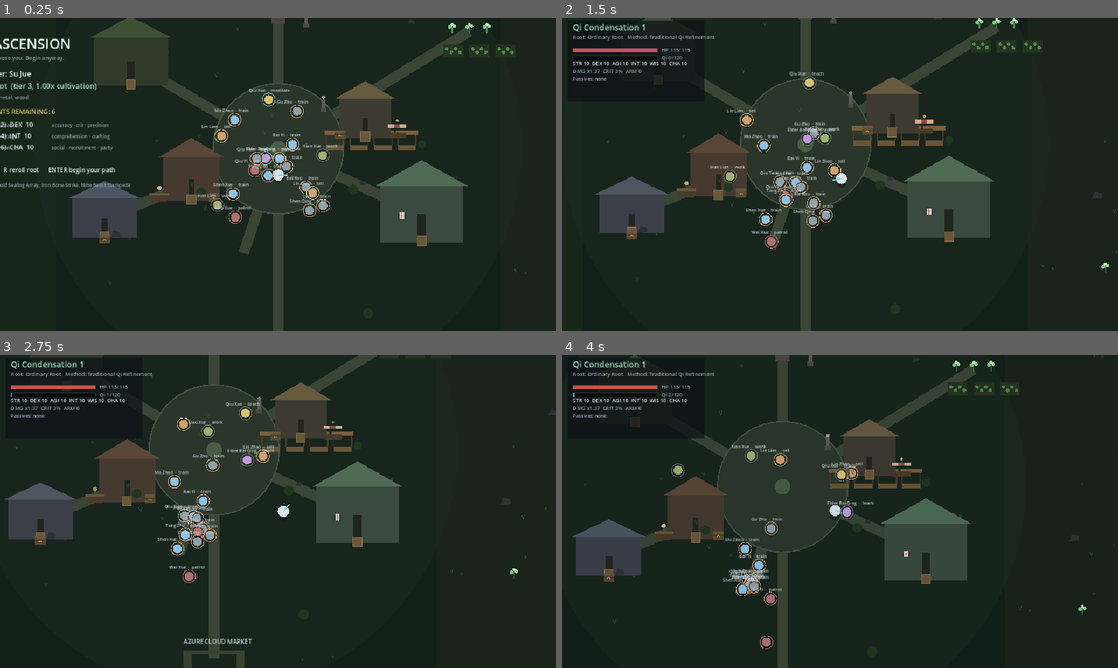
Above: before the commit, frames 1-4 (two rows, left to right).
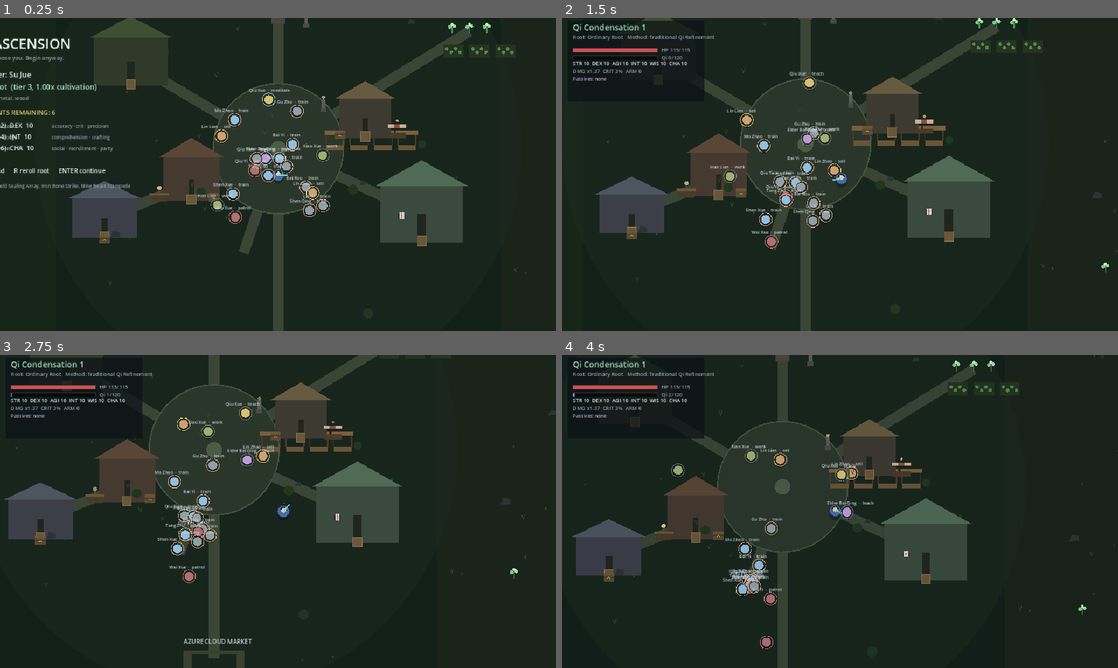
Above: after the commit, the same moments.

Repository: jiinzaa-creates/eternal-ascension
Game: Godot game, scene res://scenes/main.tscn
Two runs of this game, one before a commit and one after it. Both use one fixed random seed, a clock stepped at 60 frames per second and the inputs below.
Inputs (mouse positions are in pixels of both pictures, inside the frame that each line leads up to):
- Up to frame 1 (0.25 s): no input
- Up to frame 2 (1.5 s): tap Enter (accept) at 0.5 s; move the mouse to (962, 158) at 0.52 s; hold D (move_right) 0.53-1.28 s; hold Enter (accept) 0.53-1.28 s; tap Tab (shop_mode) at 0.77 s; click (962, 158) at 0.8 s; move the mouse to (728, 190) at 1.27 s; hold S (move_down) from 1.28 s (still down); click (728, 190) at 1.35 s
- Up to frame 3 (2.75 s): tap Tab (shop_mode) at 1.52 s; tap R (reroll) at 1.55 s; move the mouse to (333, 442) at 2.02 s; release S (move_down) at 2.03 s; hold D (move_right) from 2.03 s (still down); hold R (reroll) from 2.03 s (still down); tap Shift (sprint) at 2.3 s
- Up to frame 4 (4 s): move the mouse to (812, 574) at 2.77 s; release D (move_right) at 2.78 s; release R (reroll) at 2.78 s; hold W (move_up) 2.78-3.53 s; tap Shift (sprint) at 2.85 s; click (812, 574) at 2.92 s; tap Tab (shop_mode) at 3.02, 3.77 s; tap Backspace (undo_point) at 3.05 s; move the mouse to (1006, 558) at 3.52 s; hold A (move_left) from 3.53 s (still down); hold Backspace (undo_point) from 3.53 s (still down); tap X (creation_hair, bound only after the commit) at 3.8 s

The runs differ from the first frame. In frame 1, 1.2% of the frame differs, in the area x 0-51%, y 16-55%; in frame 2, less than 0.1%; in frame 3, less than 0.1%; in frame 4, less than 0.1%.

Commit message:
M16: origins, appearance and starting circumstances
Milestone 16. Creation rolled a name, a root and six attributes, and then handed
you a blank grey cultivator with no past and no look of your own.

- Creation is now two screens: formation points, then identity. ENTER advances,
  BACKSPACE goes back, and only the identity screen starts the run.
- Four origins (data/origins.json) supply starting circumstances as content, not
  code: a purse, a starting cultivation method and at most one passive. Sect
  Orphan, Merchant's Child, Hunter's Child and Fallen Clan Heir, each with a
  blurb and a condition line shown on the opening toast.
- _apply_origin runs once from _begin_run. Loading a save never re-applies it,
  because the purse, method and passive are already in the save.
- Appearance is palette indices (Appearance): six robes, six hairs, five skin
  tones and a presentation line. The player draws robe, skin and hair from it;
  hurt and i-frame tints still override, so state reads over cosmetics.
- Index palettes are append-only and every index is clamped on load, so a
  hand-edited save cannot crash a draw call.
- Game.origin_id and Player.appearance are saved; older saves load with defaults.

Verified: import exit 0; unit PASS 541 / FAIL 0; integration PASS 222 / FAIL 0;
boot smoke 240 frames exit 0.

🤖 Generated with Codebuff
Co-Authored-By: Codebuff <noreply@codebuff.com>

Diff:
--- a/game/core/db.gd
+++ b/game/core/db.gd
@@ -19,6 +19,7 @@
 var quests: Array = []
 var npc_data: Dictionary = {}
 var biomes: Array = []
+var origins: Array = []
 
 var _by_id: Dictionary = {}
 
@@ -44,6 +45,7 @@
 	quests = _read("quests.json").get("quests", [])
 	npc_data = _read("npcs.json")
 	biomes = _read("biomes.json").get("biomes", [])
+	origins = _read("origins.json").get("origins", [])
 
 	_index("realm", realms)
 	_index("root", roots)
@@ -55,6 +57,7 @@
 	_index("passive", passives)
 	_index("quest", quests)
 	_index("biome", biomes)
+	_index("origin", origins)
 
 
 func _read(file: String) -> Dictionary:
@@ -123,6 +126,10 @@
 
 func biome(id: String) -> Dictionary:
 	return by_id("biome", id)
+
+
+func origin(id: String) -> Dictionary:
+	return by_id("origin", id)
 
 
 ## Snapshot of every biome by id. Passed to worker threads, so it is detached
@@ -251,6 +258,28 @@
 			if String(enemy.get("name", "")) == "":
 				problems.append("biome %s has an unnamed enemy" % id)
 
+	if origins.size() < 3:
+		problems.append("expected at least 3 character origins, found %d" % origins.size())
+	var origin_ids: Dictionary = {}
+	for o in origins:
+		var id := String(o.get("id", ""))
+		if id == "":
+			problems.append("origin without id")
+			continue
+		if origin_ids.has(id):
+			problems.append("duplicate origin id " + id)
+		origin_ids[id] = true
+		if String(o.get("name", "")) == "":
+			problems.append("origin %s has no name" % id)
+		if int(o.get("stones", 0)) < 0 or int(o.get("stones", 0)) > Origin.MAX_STONES:
+			problems.append("origin %s gives %d stones (max %d)" % [id, int(o.get("stones", 0)), Origin.MAX_STONES])
+		var method := String(o.get("method_id", ""))
+		if method != "" and not has("method", method):
+			problems.append("origin %s references unknown method %s" % [id, method])
+		var passive := String(o.get("passive", ""))
+		if passive != "" and not has("passive", passive):
+			problems.append("origin %s references unknown passive %s" % [id, passive])
+
 	# Duplicate IDs across the whole registry would corrupt save references.
 	var seen: Dictionary = {}
 	for kind in ["realm", "root", "method", "technique", "base", "prefix", "suffix", "passive", "quest"]:
@@ -278,4 +307,5 @@
 		"quests": quests.size(),
 		"archetypes": archetypes().size(),
 		"biomes": biomes.size(),
+		"origins": origins.size(),
 	}
--- a/game/core/game.gd
+++ b/game/core/game.gd
@@ -9,6 +9,9 @@
 var karma: int = 0
 var spirit_stones: int = 0
 var discovered: Dictionary = {}
+## Origin chosen at creation. Applied once, at the start of a run; loading a save
+## never re-applies it, because the effects are already in the save.
+var origin_id: String = ""
 var play_time: float = 0.0
 var running: bool = false
 
@@ -25,6 +28,7 @@
 	karma = 0
 	spirit_stones = 0
 	discovered.clear()
+	origin_id = "origin.sect_orphan"
 	play_time = 0.0
 	running = true
 
@@ -51,6 +55,7 @@
 		"karma": karma,
 		"spirit_stones": spirit_stones,
 		"discovered": discovered.duplicate(),
+		"origin": origin_id,
 		"play_time": play_time,
 	}
 
@@ -62,4 +67,5 @@
 	karma = int(data.get("karma", 0))
 	spirit_stones = int(data.get("spirit_stones", 0))
 	discovered = data.get("discovered", {}).duplicate()
+	origin_id = String(data.get("origin", ""))
 	play_time = float(data.get("play_time", 0.0))
--- a/game/core/settings.gd
+++ b/game/core/settings.gd
@@ -37,6 +37,11 @@
 	"accept": [KEY_ENTER],
 	"reroll": [KEY_R],
 	"undo_point": [KEY_BACKSPACE],
+	"creation_origin": [KEY_TAB],
+	"creation_robe": [KEY_Z],
+	"creation_hair": [KEY_X],
+	"creation_skin": [KEY_C],
+	"creation_presentation": [KEY_N],
 }
 
 const MOUSE_BINDINGS := {
@@ -67,6 +72,7 @@
 	"shop_mode": [JOY_BUTTON_LEFT_SHOULDER],
 	"open_travel": [JOY_BUTTON_DPAD_DOWN],
 	"travel_waypoint": [JOY_BUTTON_DPAD_LEFT],
+	"creation_origin": [JOY_BUTTON_RIGHT_SHOULDER],
 }
 
 ## Content toggles. Captivity is a moral/legal simulation, not an inventory system,
--- /dev/null
+++ b/game/data/origins.json
@@ -0,0 +1,40 @@
+{
+  "origins": [
+    {
+      "id": "origin.sect_orphan",
+      "name": "Sect Orphan",
+      "blurb": "Raised on the sect's rice and its rules. You own nothing but a place in the dormitory.",
+      "stones": 40,
+      "method_id": "method.traditional",
+      "passive": "",
+      "condition": "Fed, housed and owed: the sect expects repayment."
+    },
+    {
+      "id": "origin.merchant_child",
+      "name": "Merchant's Child",
+      "blurb": "Ledgers, weights and the smell of salt. You arrive with coin and very little patience.",
+      "stones": 180,
+      "method_id": "method.traditional",
+      "passive": "passive.spiritual_perception",
+      "condition": "Rich enough to buy your first year, not your second."
+    },
+    {
+      "id": "origin.hunters_child",
+      "name": "Hunter's Child",
+      "blurb": "You grew up reading tracks instead of manuals, and the wilds never frightened you.",
+      "stones": 60,
+      "method_id": "method.body",
+      "passive": "passive.beast_taming_instinct",
+      "condition": "Your body is tempered; your meridians are not."
+    },
+    {
+      "id": "origin.fallen_clan",
+      "name": "Fallen Clan Heir",
+      "blurb": "Your family name used to open doors. Now it closes them.",
+      "stones": 0,
+      "method_id": "method.sword",
+      "passive": "passive.sword_heart",
+      "condition": "Proud, trained, and without a single spirit stone."
+    }
+  ]
+}
--- a/game/entities/player.gd
+++ b/game/entities/player.gd
@@ -22,6 +22,8 @@
 const AIM_DEADZONE := 0.25
 
 var display_name := "Wanderer"
+## Code-drawn looks: robe, hair and skin palettes plus a presentation line.
+var appearance := Appearance.new()
 var attrs: Attributes
 var stats: StatBlock
 var cultivation: Cultivation
@@ -421,7 +423,7 @@
 			var alpha := 0.3 - float(i) * 0.08
 			draw_arc(Vector2.ZERO, RADIUS + 10.0 + float(i) * 9.0, 0.0, TAU, 32, Color("#9fe0c0", alpha), 1.5)
 
-	var body := Color("#dbe4ea")
+	var body := appearance.robe_color()
 	if _hurt_flash > 0.0:
 		body = Color("#ff8080")
 	elif _iframes > 0.0:
@@ -443,6 +445,9 @@
 	draw_line(Vector2(4, -3), Vector2(4.0 + swing * 3.0 + attack * 5.0, -9.0 - attack * 6.0), limb, 2.5)
 	draw_circle(Vector2.ZERO, RADIUS, body)
 	draw_arc(Vector2.ZERO, RADIUS, 0.0, TAU, 28, Color("#232b31"), 2.0)
+	# Head and hair sit inside the silhouette, so appearance reads from above.
+	draw_circle(Vector2(0, -3), 6.0, appearance.skin_color())
+	draw_arc(Vector2(0, -3), 6.5, PI, TAU, 16, appearance.hair_color(), 3.0)
 	draw_line(Vector2.ZERO, _facing * (RADIUS + 7.0 + attack * 6.0), Color("#7fd3e0"), 3.0)
 	draw_set_transform(Vector2.ZERO, 0.0, Vector2.ONE)
 
@@ -458,6 +463,7 @@
 		equipped[slot] = equipment[slot]
 	return {
 		"display_name": display_name,
+		"appearance": appearance.to_dict(),
 		"position": [global_position.x, global_position.y],
 		"hp": hp,
 		"hp_max": hp_max,
@@ -473,6 +479,7 @@
 
 func from_dict(data: Dictionary) -> void:
 	display_name = String(data.get("display_name", display_name))
+	appearance.from_dict(data.get("appearance", {}))
 	var pos: Array = data.get("position", [global_position.x, global_position.y])
 	global_position = Vector2(float(pos[0]), float(pos[1]))
 	attrs.from_dict(data.get("attrs", {}))
--- a/game/scenes/main.gd
+++ b/game/scenes/main.gd
@@ -11,6 +11,8 @@
 const RESPAWN_INTERVAL := 8.0
 
 var phase := "creation"  # creation | play | realm
+## Character creation is two screens: formation points, then identity.
+var creation_stage := 0
 var player: Player
 var hud: Hud
 var chunks: ChunkManager
@@ -351,11 +353,40 @@
 
 
 func _begin_run() -> void:
+	_apply_origin()
 	phase = "play"
 	player.rebuild_stats()
 	player.hp = player.hp_max
 	player.spawn_point = settlement.position_for("plaza")
 	Bus.toast.emit("Azure Cloud Market. Elder Bai waits by the sect hall.")
+
+
+func creation_origins() -> Array:
+	return DB.origins
+
+
+func selected_origin() -> Dictionary:
+	var origin: Dictionary = DB.origin(Game.origin_id)
+	if origin.is_empty() and not DB.origins.is_empty():
+		return DB.origins[0]
+	return origin
+
+
+## Starting circumstances: a purse, a starting method and at most one passive.
+## Applied once when the run begins; a loaded save already contains the result.
+func _apply_origin() -> void:
+	var origin: Dictionary = DB.origin(Game.origin_id)
+	if origin.is_empty():
+		return
+	var fx := Origin.effects(origin)
+	Game.spirit_stones += int(fx["stones"])
+	var method_id := String(fx["method_id"])
+	if method_id != "" and DB.has("method", method_id):
+		player.cultivation.method_id = method_id
+	var passive := String(fx["passive"])
+	if passive != "":
+		player.add_passive(passive)
+	Bus.toast.emit("Origin — %s. %s" % [String(fx["name"]), String(fx["condition"])])
 
 
 # --------------------------------------------------------------- loop ----
@@ -685,18 +716,43 @@
 func _unhandled_input(event: InputEvent) -> void:
 	if phase == "creation":
 		if event.is_action_pressed("accept"):
-			_begin_run()
-		elif event.is_action_pressed("reroll"):
+			if creation_stage == 0:
+				creation_stage = 1
+			else:
+				_begin_run()
+			return
+		if event.is_action_pressed("undo_point"):
+			if creation_stage == 1:
+				creation_stage = 0
+			else:
+				refund_attribute()
+			return
+		if event.is_action_pressed("reroll"):
 			player.cultivation.root_tier = _roll_root()
 			player.rebuild_stats()
 			Bus.cultivation_changed.emit()
 			Bus.toast.emit("Your root shifts.")
-		elif event.is_action_pressed("undo_point"):
-			refund_attribute()
-		else:
+			return
+		if event.is_action_pressed("creation_origin"):
+			Game.origin_id = Origin.next(DB.origins, Game.origin_id, 1)
+			return
+		if event.is_action_pressed("creation_robe"):
+			player.appearance.cycle("robe")
+			return
+		if event.is_action_pressed("creation_hair"):
+			player.appearance.cycle("hair")
+			return
+		if event.is_action_pressed("creation_skin"):
+			player.appearance.cycle("skin")
+			return
+		if event.is_action_pressed("creation_presentation"):
+			player.appearance.cycle("presentation")
+			return
+		if creation_stage == 0:
 			for i in Attributes.KEYS.size():
 				if event.is_action_pressed("skill_%d" % (i + 1)):
 					allocate_attribute(Attributes.KEYS[i])
+					return
 		return
 
 	if travel_open:
--- /dev/null
+++ b/game/systems/appearance.gd
@@ -0,0 +1,68 @@
+class_name Appearance
+extends RefCounted
+## How a cultivator looks, as palette indices.
+##
+## The art is code-drawn, so appearance is a handful of palette choices rather than
+## textures: robe, hair and skin colours plus a presentation/pronoun line. Indices
+## are what get saved, so reordering a palette would change an existing character —
+## append to them instead.
+
+const ROBES := ["#3f6fa8", "#7d4a9c", "#3d8a68", "#a8563f", "#4c5560", "#b08b3d"]
+const HAIRS := ["#1d1f22", "#3a2a1e", "#6b4a2c", "#c9b48a", "#8b1f1f", "#dcdcdc"]
+const SKINS := ["#e6c9a8", "#d6ab84", "#b9865e", "#8d5a3b", "#6a452e"]
+const PRESENTATIONS := ["she/her", "he/him", "they/them"]
+
+var robe := 0
+var hair := 0
+var skin := 0
+var presentation := 0
+
+
+func cycle(field: String, direction: int = 1) -> void:
+	match field:
+		"robe":
+			robe = wrapi(robe + direction, 0, ROBES.size())
+		"hair":
+			hair = wrapi(hair + direction, 0, HAIRS.size())
+		"skin":
+			skin = wrapi(skin + direction, 0, SKINS.size())
+		"presentation":
+			presentation = wrapi(presentation + direction, 0, PRESENTATIONS.size())
+
+
+func robe_color() -> Color:
+	return Color(ROBES[clampi(robe, 0, ROBES.size() - 1)])
+
+
+func hair_color() -> Color:
+	return Color(HAIRS[clampi(hair, 0, HAIRS.size() - 1)])
+
+
+func skin_color() -> Color:
+	return Color(SKINS[clampi(skin, 0, SKINS.size() - 1)])
+
+
+func pronouns() -> String:
+	return String(PRESENTATIONS[clampi(presentation, 0, PRESENTATIONS.size() - 1)])
+
+
+func label() -> String:
+	return "%s · %s · %s · %s" % [
+		ROBES[clampi(robe, 0, ROBES.size() - 1)],
+		HAIRS[clampi(hair, 0, HAIRS.size() - 1)],
+		SKINS[clampi(skin, 0, SKINS.size() - 1)],
+		pronouns(),
+	]
+
+
+func to_dict() -> Dictionary:
+	return {"robe": robe, "hair": hair, "skin": skin, "presentation": presentation}
+
+
+## Out-of-range indices are clamped rather than trusted: a hand-edited save should
+## never crash a draw call.
+func from_dict(data: Dictionary) -> void:
+	robe = clampi(int(data.get("robe", 0)), 0, ROBES.size() - 1)
+	hair = clampi(int(data.get("hair", 0)), 0, HAIRS.size() - 1)
+	skin = clampi(int(data.get("skin", 0)), 0, SKINS.size() - 1)
+	presentation = clampi(int(data.get("presentation", 0)), 0, PRESENTATIONS.size() - 1)
--- /dev/null
+++ b/game/systems/origin.gd
@@ -0,0 +1,53 @@
+class_name Origin
+extends RefCounted
+## Character origins: the circumstances a cultivator starts with.
+##
+## An origin is content (`res://data/origins.json`); this node only normalises it
+## and cycles the choice. Starting circumstances are deliberately small — a purse,
+## a starting method and at most one passive — because a background that decides
+## the build would make the formation points pointless.
+
+const DEFAULT_METHOD := "method.traditional"
+const MAX_STONES := 200
+
+
+## Normalises one origin entry. Missing fields fall back to harmless defaults so a
+## malformed origin starts nobody with negative stones or an empty condition.
+static func effects(origin: Dictionary) -> Dictionary:
+	return {
+		"id": String(origin.get("id", "")),
+		"name": String(origin.get("name", "")),
+		"blurb": String(origin.get("blurb", "")),
+		"condition": String(origin.get("condition", "")),
+		"stones": clampi(int(origin.get("stones", 0)), 0, MAX_STONES),
+		"method_id": String(origin.get("method_id", DEFAULT_METHOD)),
+		"passive": String(origin.get("passive", "")),
+	}
+
+
+static func index_of(origins: Array, id: String) -> int:
+	for i in origins.size():
+		if String((origins[i] as Dictionary).get("id", "")) == id:
+			return i
+	return 0
+
+
+## Next origin id, wrapping. An unknown current id lands on the first origin.
+static func next(origins: Array, current_id: String, direction: int = 1) -> String:
+	if origins.is_empty():
+		return current_id
+	var start := index_of(origins, current_id)
+	var index := wrapi(start + direction, 0, origins.size())
+	return String((origins[index] as Dictionary).get("id", ""))
+
+
+## One line for the creation screen and the opening toast.
+static func summary(origin: Dictionary) -> String:
+	var fx := effects(origin)
+	var parts: Array[String] = []
+	parts.append("%d spirit stones" % int(fx["stones"]))
+	if String(fx["passive"]) != "":
+		parts.append(String(DB.passive(String(fx["passive"])).get("name", fx["passive"])))
+	var method: Dictionary = DB.by_id("method", String(fx["method_id"]))
+	parts.append(String(method.get("name", "Traditional Qi Refinement")))
+	return "%s — %s" % [String(fx["name"]), ", ".join(parts)]
--- a/game/tests/integration.gd
+++ b/game/tests/integration.gd
@@ -694,6 +694,37 @@
 				reported = true
 		check(reported, "regrowth is reported when the player returns")
 
+	# --- character origin and appearance --------------------------------------
+	check(not DB.origin(Game.origin_id).is_empty(), "the run records an origin")
+	check(int(main.creation_stage) == 0, "creation starts on the formation screen")
+
+	Game.origin_id = "origin.fallen_clan"
+	player.cultivation.method_id = "method.traditional"
+	player.passives.clear()
+	player.rebuild_stats()
+	var origin_stones: int = Game.spirit_stones
+	main._apply_origin()
+	check(player.cultivation.method_id == "method.sword", "an origin sets the starting method")
+	check(player.passives.has("passive.sword_heart"), "an origin can grant a passive")
+	check(Game.spirit_stones == origin_stones, "the fallen heir starts with no extra stones")
+
+	Game.origin_id = "origin.merchant_child"
+	var merchant_stones: int = Game.spirit_stones
+	main._apply_origin()
+	check(Game.spirit_stones == merchant_stones + 180, "an origin adds its purse")
+
+	player.appearance.robe = 4
+	player.appearance.hair = 2
+	player.appearance.skin = 3
+	player.appearance.presentation = 2
+	main._save(91)
+	player.appearance.from_dict({})
+	main._load_game(91)
+	await frames(2)
+	check(player.appearance.robe == 4 and player.appearance.hair == 2, "appearance survives a save")
+	check(player.appearance.skin == 3 and player.appearance.pronouns() == Appearance.PRESENTATIONS[2], "skin and presentation survive a save")
+	check(Game.origin_id == "origin.merchant_child", "the origin survives a save")
+
 	# --- save / load ---------------------------------------------------------
 	Save.delete_slot(96)
 	player.cultivation.qi = 12.0
--- a/game/tests/run_tests.gd
+++ b/game/tests/run_tests.gd
@@ -30,6 +30,7 @@
 	_location_tests()
 	_travel_tests()
 	_simulation_tests()
+	_origin_tests()
 	_camera_tests()
 	_display_tests()
 	_lighting_tests()
@@ -835,6 +836,62 @@
 	check(npc.current_activity != "", "an NPC without a home does not crash when snapping")
 	npc.free()
 	settlement.free()
+
+
+# -------------------------------------------------------------- origins ----
+
+func _origin_tests() -> void:
+	print("[origins] circumstances, references and appearance")
+	check(DB.origins.size() >= 4, "at least four origins are defined (%d)" % DB.origins.size())
+	var seen := {}
+	for entry in DB.origins:
+		var fx := Origin.effects(entry)
+		var id := String(fx["id"])
+		check(id != "", "every origin has an id")
+		seen[id] = true
+		check(String(fx["name"]) != "", "%s has a name" % id)
+		check(String(fx["blurb"]) != "" and String(fx["condition"]) != "", "%s has circumstances" % id)
+		check(int(fx["stones"]) >= 0 and int(fx["stones"]) <= Origin.MAX_STONES, "%s keeps its purse sane" % id)
+		check(DB.has("method", String(fx["method_id"])), "%s names a real method" % id)
+		if String(fx["passive"]) != "":
+			check(DB.has("passive", String(fx["passive"])), "%s names a real passive" % id)
+		check(Origin.summary(entry).begins_with(String(fx["name"])), "%s summarises itself" % id)
+	check(seen.size() == DB.origins.size(), "origin ids are unique")
+
+	check(String(DB.origin("origin.fallen_clan").get("name", "")) == "Fallen Clan Heir", "origins are indexed by id")
+	check(DB.origin("origin.missing").is_empty(), "an unknown origin is empty")
+
+	var first := String((DB.origins[0] as Dictionary).get("id", ""))
+	var second := Origin.next(DB.origins, first, 1)
+	check(second != first, "cycling moves to another origin")
+	check(Origin.next(DB.origins, second, -1) == first, "cycling back returns to the first")
+	check(Origin.next(DB.origins, "origin.none", 1) == second, "an unknown current origin starts from the first")
+	var last_id := String((DB.origins[DB.origins.size() - 1] as Dictionary).get("id", ""))
+	check(Origin.next(DB.origins, last_id, 1) == first, "the origin list wraps")
+
+	var appearance := Appearance.new()
+	check(appearance.robe_color() == Color(Appearance.ROBES[0]), "the default robe is the first palette entry")
+	check(appearance.pronouns() == Appearance.PRESENTATIONS[0], "the default presentation is the first entry")
+	appearance.cycle("robe")
+	check(appearance.robe == 1 and appearance.robe_color() == Color(Appearance.ROBES[1]), "cycling changes the robe")
+	appearance.cycle("robe", -1)
+	check(appearance.robe == 0, "cycling backwards returns")
+	appearance.cycle("robe", -1)
+	check(appearance.robe == Appearance.ROBES.size() - 1, "the palette wraps backwards")
+	appearance.cycle("hair")
+	appearance.cycle("skin")
+	appearance.cycle("presentation")
+	check(appearance.hair == 1 and appearance.skin == 1 and appearance.presentation == 1, "hair, skin and presentation cycle")
+	check(appearance.label() != "", "appearance labels itself")
+
+	var saved := appearance.to_dict()
+	var restored := Appearance.new()
+	restored.from_dict(saved)
+	check(restored.to_dict() == saved, "appearance round-trips through a save")
+	var crazy := Appearance.new()
+	crazy.from_dict({"robe": 999, "hair": -4, "skin": 40, "presentation": -1})
+	check(crazy.robe == Appearance.ROBES.size() - 1, "a wild robe index is clamped")
+	check(crazy.hair == 0 and crazy.skin == Appearance.SKINS.size() - 1 and crazy.presentation == 0, "other appearance fields clamp too")
 
 
 # -------------------------------------------------------------------- npc ----
--- a/game/ui/hud.gd
+++ b/game/ui/hud.gd
@@ -247,7 +247,11 @@
 	y += 26.0
 	var sub := "The heavens do not choose you. Begin anyway."
 	_text(Vector2(cx - _text_width(sub, 13) * 0.5, y), sub, 13, MUTED)
-	y += 38.0
+	y += 40.0
+
+	if int(host.creation_stage) == 1:
+		_draw_creation_identity(player, cx, y)
+		return
 
 	var name_line := "Wanderer: %s" % player.display_name
 	_text(Vector2(cx - _text_width(name_line, 17) * 0.5, y), name_line, 17, INK)
@@ -283,7 +287,7 @@
 		_text(Vector2(x + 118.0, line_y), _attribute_note(key), 11, MUTED)
 	y += 26.0 * 3.0 + 26.0
 
-	var hint := "1-6 add a point      BACKSPACE refund      R reroll root      ENTER begin your path"
+	var hint := "1-6 add a point      BACKSPACE refund      R reroll root      ENTER continue"
 	_text(Vector2(cx - _text_width(hint, 14) * 0.5, y), hint, 14, INK)
 	y += 34.0
 
@@ -292,6 +296,57 @@
 		techs.append(String(DB.technique(String(id)).get("name", id)))
 	var tech_line := "Starting techniques: " + ", ".join(techs)
 	_text(Vector2(cx - _text_width(tech_line, 11) * 0.5, y), tech_line, 11, MUTED)
+
+
+## Second creation screen: who the cultivator was before the formation points.
+func _draw_creation_identity(player: Player, cx: float, y: float) -> void:
+	var heading := "WHO WALKS THE PATH?"
+	_text(Vector2(cx - _text_width(heading, 20) * 0.5, y), heading, 20, ACCENT)
+	y += 26.0
+	var name_line := "Wanderer: %s" % player.display_name
+	_text(Vector2(cx - _text_width(name_line, 15) * 0.5, y), name_line, 15, INK)
+	y += 30.0
+
+	var origin: Dictionary = host.selected_origin()
+	var origins: Array = host.creation_origins()
+	var left := cx - 300.0
+	for i in origins.size():
+		var entry: Dictionary = origins[i]
+		var selected := String(entry.get("id", "")) == String(origin.get("id", ""))
+		var label := "%s %s" % [">" if selected else " ", String(entry.get("name", "?"))]
+		_text(Vector2(left, y + float(i) * 22.0), label, 14, ACCENT if selected else MUTED)
+	y += float(maxi(1, origins.size())) * 22.0 + 12.0
+
+	if not origin.is_empty():
+		var fx := Origin.effects(origin)
+		_text(Vector2(left, y), String(fx["blurb"]), 12, MUTED)
+		y += 18.0
+		_text(Vector2(left, y), Origin.summary(origin), 12, Color("#d8c070"))
+		y += 18.0
+		_text(Vector2(left, y), String(fx["condition"]), 11, Color("#7f9098"))
+		y += 30.0
+
+	_text(Vector2(left, y), "Appearance", 13, INK)
+	y += 22.0
+	y = _swatch_row(left, y, "Robe   Z", Appearance.ROBES, player.appearance.robe)
+	y = _swatch_row(left, y, "Hair   X", Appearance.HAIRS, player.appearance.hair)
+	y = _swatch_row(left, y, "Skin   C", Appearance.SKINS, player.appearance.skin)
+	y += 6.0
+	_text(Vector2(left, y), "Presentation   N     %s" % player.appearance.pronouns(), 12, INK)
+	y += 34.0
+
+	var hint := "TAB origin    Z robe    X hair    C skin    N presentation    BACKSPACE back    ENTER begin"
+	_text(Vector2(cx - _text_width(hint, 13) * 0.5, y), hint, 13, INK)
+
+
+func _swatch_row(x: float, y: float, label: String, colors: Array, selected: int) -> float:
+	_text(Vector2(x, y), label, 12, MUTED)
+	var sx := x + 120.0
+	for i in colors.size():
+		var rect := Rect2(Vector2(sx + float(i) * 26.0, y - 12.0), Vector2(20.0, 14.0))
+		draw_rect(rect, Color(String(colors[i])))
+		draw_rect(rect, ACCENT if i == selected else Color("#2b343a"), false, 2.0 if i == selected else 1.0)
+	return y + 22.0
 
 
 func _attribute_note(key: String) -> String:
Not shown, added: game/systems/appearance.gd.uid
Not shown, added: game/systems/origin.gd.uid
Not shown, changed: docs/DEVELOPMENT.md
